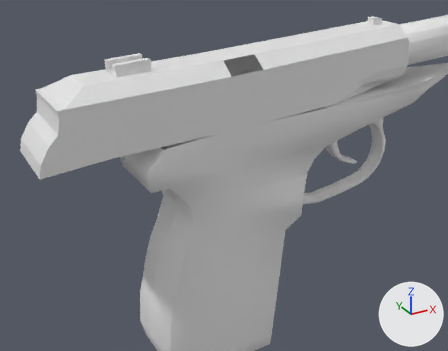
Before and after pictures for a commit that changed the OBJ model Vertex_Animation_Compiler/Assets/Makarov_Pistol_Last_Shot102.obj.
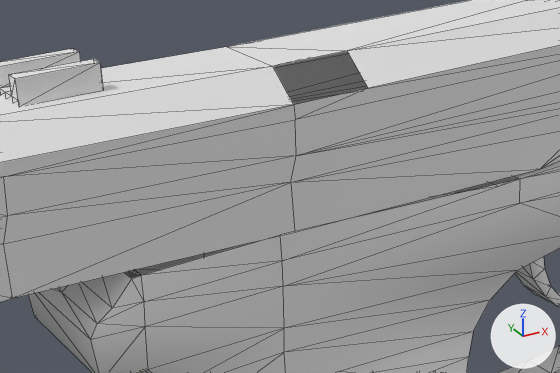
Each version is shown whole from a 50 mm lens placed at (0.2635, -0.2763, 0.0155), pointed at (0.3566, -0.1071, -0.0691), then close up on the part from 24% to 77% of the width and 9% to 54% of the height. Every picture has the same lights, and +X, +Y and +Z are marked at lower right. The close-ups show mesh edges as thin lines. Where no turn or scale is listed for an object, it has been applied to the vertices.

The first close-up shows 'Rest_of_the_gun_Sphere', 'Top_Slider_Sphere.001'.
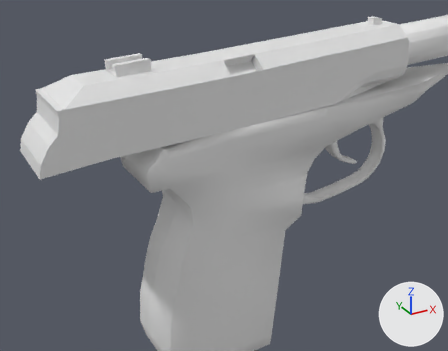
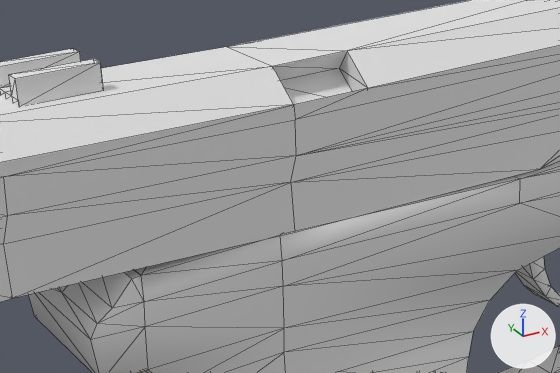
Patch to the scene script:
```diff
--- a/Vertex_Animation_Compiler/Assets/Makarov_Pistol_Last_Shot102.obj.py
+++ b/Vertex_Animation_Compiler/Assets/Makarov_Pistol_Last_Shot102.obj.py
@@ me_rest_of_the_gun_sphere @@
 me_rest_of_the_gun_sphere.from_pydata(...)  # 272 vertices, 519 faces; spans x 0.3277..0.4752, y -0.1097..-0.0844, z -0.1473..-0.0258
 # used by ob_rest_of_the_gun_sphere; location = (0.0, 0.0, 0.0)
 # verts and faces of me_rest_of_the_gun_sphere; kept vertices keep their numbers, new ones are numbered from 272
 # before: 164 (0.3967, -0.0844, -0.0507), 166 (0.3339, -0.1097, -0.0547) at pixel (131, 278), 175 (0.3353, -0.1097, -0.0545) at pixel (141, 275), 178 (0.3967, -0.1097, -0.0507) at pixel (520, 178), 179 (0.3561, -0.1097, -0.0525) at pixel (280, 234)
 # before: 180 (0.3353, -0.0844, -0.0545), 181 (0.3561, -0.0844, -0.0525), 183 (0.3339, -0.0844, -0.0547)
+# me_rest_of_the_gun_sphere part 1
+faces += [(164, 181, 179), (175, 179, 181), (166, 175, 183), (164, 179, 178), (175, 181, 180), (175, 180, 183)]
@@ me_top_slider_sphere_001 @@
 # used by ob_top_slider_sphere_001; location = (0.0, 0.0, 0.0)
-me_top_slider_sphere_001.from_pydata(...)  # 127 vertices, 227 faces; spans x 0.2955..0.4342, y -0.1097..-0.0844, z -0.0566..-0.0233
+me_top_slider_sphere_001.from_pydata(...)  # 131 vertices, 237 faces; spans x 0.2955..0.4342, y -0.1097..-0.0844, z -0.0566..-0.0233
+# me_top_slider_sphere_001 part 2
+# 4 vertices are added at (0.3699, -0.1072, -0.0367), (0.3582, -0.1074, -0.0375), (0.3697, -0.102, -0.0326), (0.358, -0.1021, -0.0334)
+# 10 new faces join them
```

Location of each change, (x1, y1, x2, y2) in pixels of the close-ups (560 x 373 px):
part 1 of me_rest_of_the_gun_sphere, added
    after: (124, 176, 519, 278)
part 2 of me_top_slider_sphere_001, added
    after: (273, 51, 368, 104)
